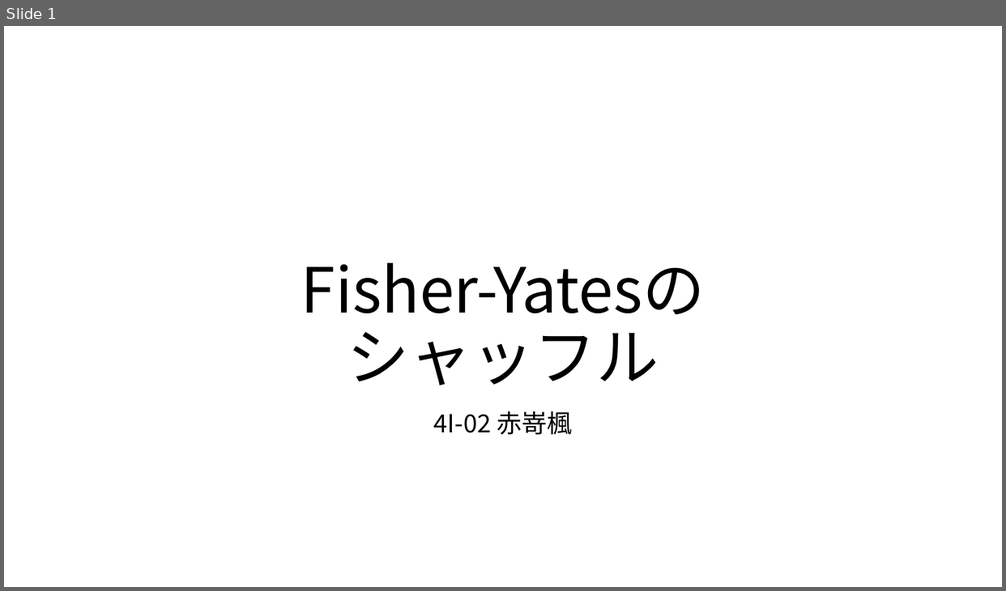
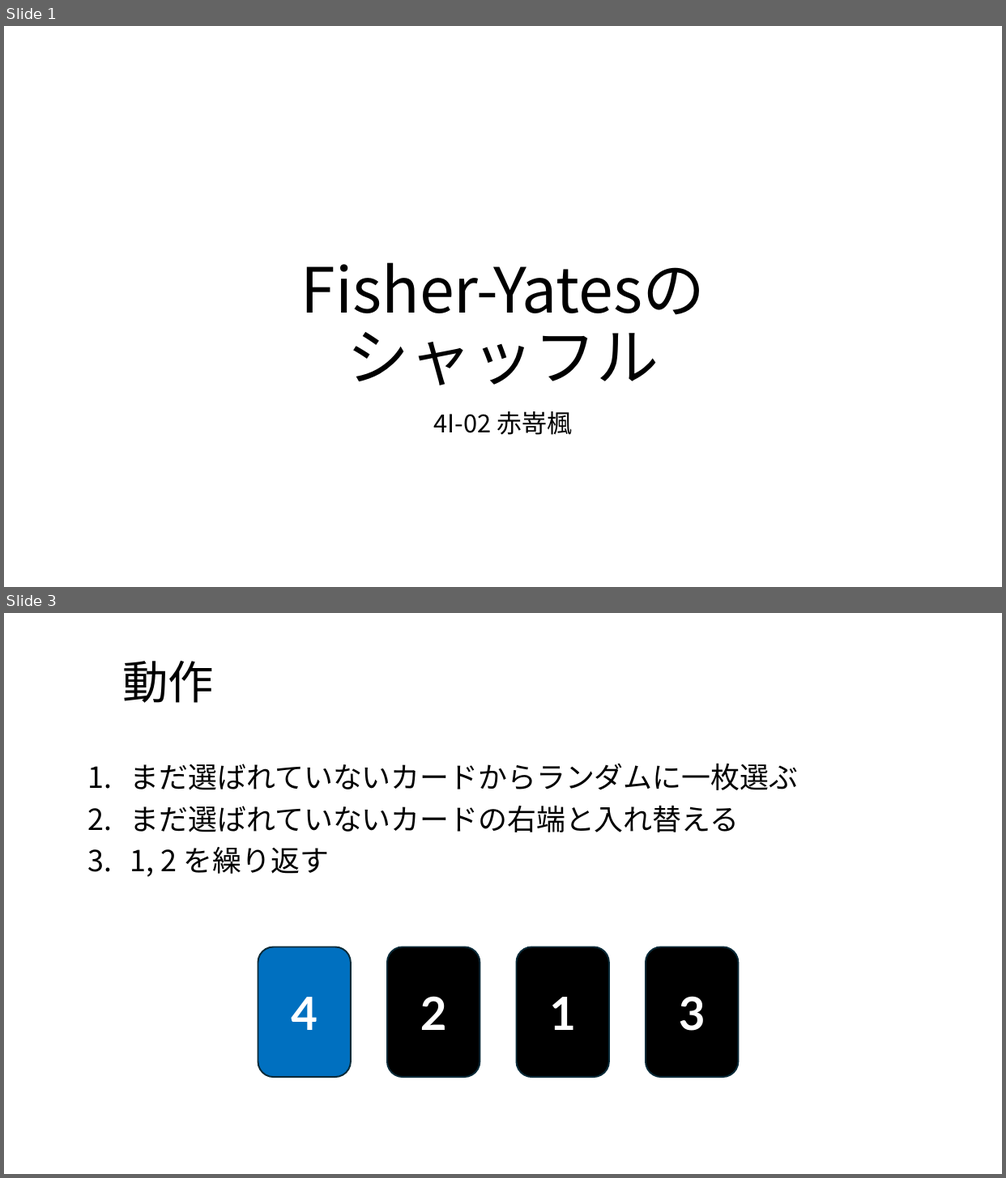
Before and after one commit to ykNe0372/Fisher-Yates, a slide deck: Fisher-Yates発表用.pptx. Shown one above the other, each under a label of ours: slide 1 before the commit, slides 1 and 3 after it; the slides between them are not shown. The pictures are 1006x591 and 1006x1178 pixels, drawn with LibreOffice and Linux fonts; fonts in the diff are those of the drawing; background and template pictures are left out. Boxes give left, top, right and bottom in pixels: in the first picture for what was removed or moved away, otherwise in the second. Text is boxed around its words. In the diff, an @@ line names an element or a change of style, - is before the commit and + after.

```diff
--- a/Fisher-Yates発表用.pptx
+++ b/Fisher-Yates発表用.pptx
@@ slide 3 added at [4,613,1002,1174], background picture (left out) @@
@@ title added at [122,661,214,703], 44 pt, text #000000 @@
+動作
@@ text added at [130,763,798,877], 28 pt, text #000000 @@
+1. まだ選ばれていないカードからランダムに一枚選ぶ
+2. まだ選ばれていないカードの右端と入れ替える
+3. 1, 2 を繰り返す
@@ rounded rectangle added at [258,947,351,1077], fill #0070C0, outline #092A39 1.5 pt, 44 pt, text #FFFFFF, bold @@
+4
@@ rounded rectangle added at [387,947,480,1077], fill #000000, outline #092A39 1.5 pt, 44 pt, text #FFFFFF, bold @@
+2
@@ rounded rectangle added at [517,947,610,1077], fill #000000, outline #092A39 1.5 pt, 44 pt, text #FFFFFF, bold @@
+1
@@ rounded rectangle added at [646,947,739,1077], fill #000000, outline #092A39 1.5 pt, 44 pt, text #FFFFFF, bold @@
+3
```
Also in this commit, not shown: 4 other slides added.
